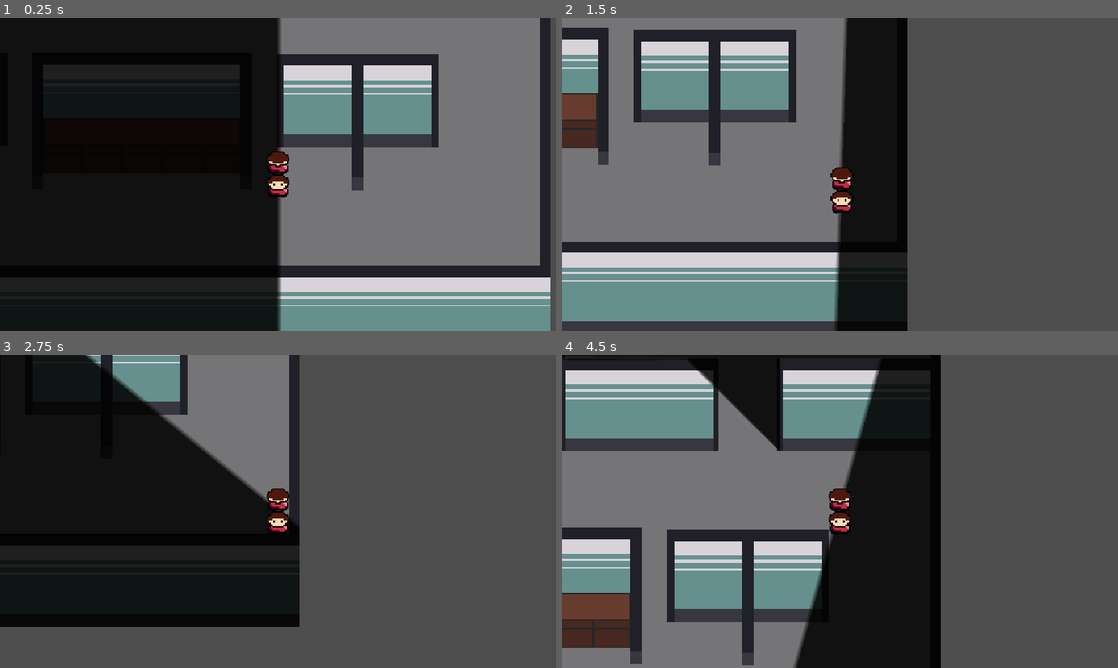
Above: before the commit, frames 1-4 (two rows, left to right).
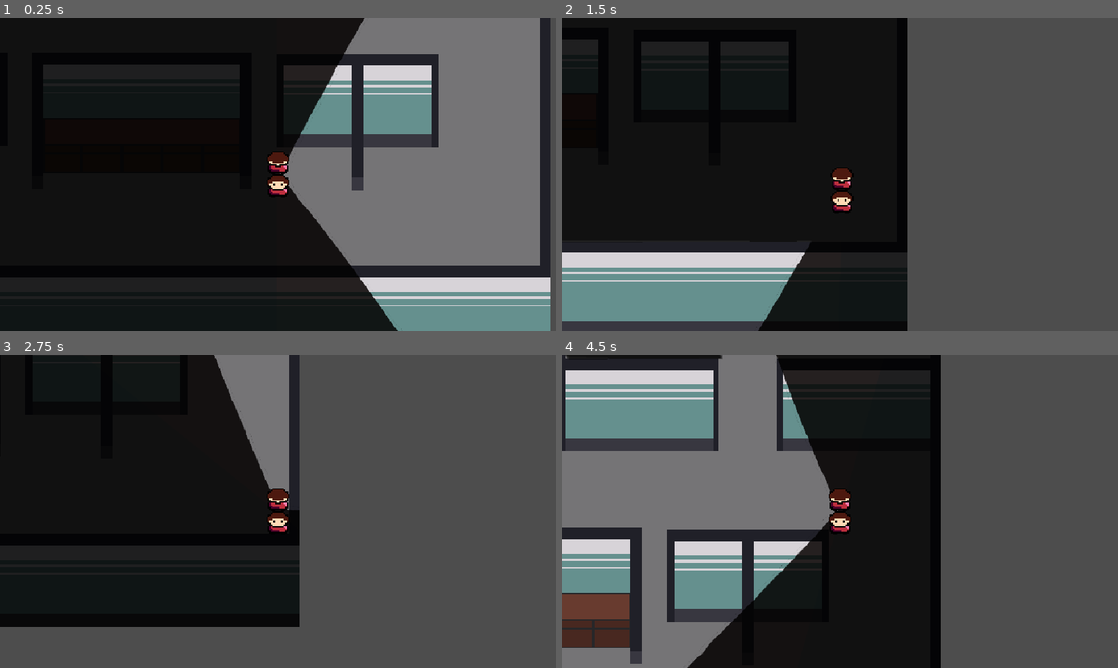
Above: after the commit, the same moments.

Repository: ygda-org/brackeys-26.2
Game: Godot game, scene res://main/main.tscn
Two runs of this game, one before a commit and one after it. Both use one fixed random seed, a clock stepped at 60 frames per second and the inputs below. Sound files missing from this copy of the repository are replaced by a short silence.
Inputs (mouse positions are in pixels of both pictures, inside the frame that each line leads up to):
- Up to frame 1 (0.25 s): no input
- Up to frame 2 (1.5 s): tap Enter at 0.5 s; move the mouse to (962, 158) at 0.52 s; hold D (right) 0.53-1.28 s; click (962, 158) at 0.6 s; move the mouse to (728, 190) at 1.27 s; hold S (down) from 1.28 s (still down); click (728, 190) at 1.35 s
- Up to frame 3 (2.75 s): move the mouse to (333, 442) at 2.02 s; release S (down) at 2.03 s; hold D (right) from 2.03 s (still down); click (333, 442) at 2.1 s
- Up to frame 4 (4.5 s): move the mouse to (812, 574) at 2.77 s; release D (right) at 2.78 s; hold W (up) 2.78-3.53 s; click (812, 574) at 2.85 s; move the mouse to (1006, 558) at 3.52 s; hold A (left) from 3.53 s (still down); click (1006, 558) at 3.6 s; move the mouse to (673, 464) at 4.27 s; click (673, 464) at 4.35 s

The runs differ from the first frame. In frame 1, 9.2% of the frame differs, in the area x 49-73%, y 0-100%; in frame 2, 39%, in the area x 0-52%, y 0-100%; in frame 3, 5.8%; in frame 4, 12%.

Commit message:
Kinda sorta think i mighta maybe fixed the vision cone????? idk

Diff:
--- a/player/player.tscn
+++ b/player/player.tscn
@@ -2,6 +2,7 @@
 
 [ext_resource type="Script" uid="uid://b3d3vaf1vcmw4" path="res://player/player.gd" id="1_rkbax"]
 [ext_resource type="Texture2D" uid="uid://gviclm35pjr7" path="res://assets/prog_art/programmer_art-objects.png" id="2_rkbax"]
+[ext_resource type="Texture2D" uid="uid://cs8aauulx7g6l" path="res://assets/prog_art/view_cone.png" id="3_g1dw6"]
 
 [sub_resource type="CanvasItemMaterial" id="CanvasItemMaterial_xwkvk"]
 light_mode = 1
@@ -16,12 +17,6 @@
 
 [sub_resource type="CanvasItemMaterial" id="CanvasItemMaterial_rkbax"]
 light_mode = 1
-
-[sub_resource type="Gradient" id="Gradient_rkbax"]
-colors = PackedColorArray(1, 1, 1, 1, 1, 1, 1, 1)
-
-[sub_resource type="GradientTexture2D" id="GradientTexture2D_g1dw6"]
-gradient = SubResource("Gradient_rkbax")
 
 [sub_resource type="RectangleShape2D" id="RectangleShape2D_rkbax"]
 size = Vector2(44, 13.5)
@@ -54,13 +49,17 @@
 [node name="VisionArm" type="Node2D" parent="." unique_id=1480016774]
 
 [node name="ConeLight" type="PointLight2D" parent="VisionArm" unique_id=773722785]
+position = Vector2(47, -50)
+rotation = 1.5707964
 scale = Vector2(5.46875, 6.8281245)
 shadow_enabled = true
 shadow_filter = 1
-texture = SubResource("GradientTexture2D_g1dw6")
-offset = Vector2(32, 0)
+texture = ExtResource("3_g1dw6")
+offset = Vector2(6, -20)
+texture_scale = 0.05
 
 [node name="EmployeeScan" type="Area2D" parent="VisionArm" unique_id=40700012]
+visible = false
 collision_layer = 0
 collision_mask = 2
 
